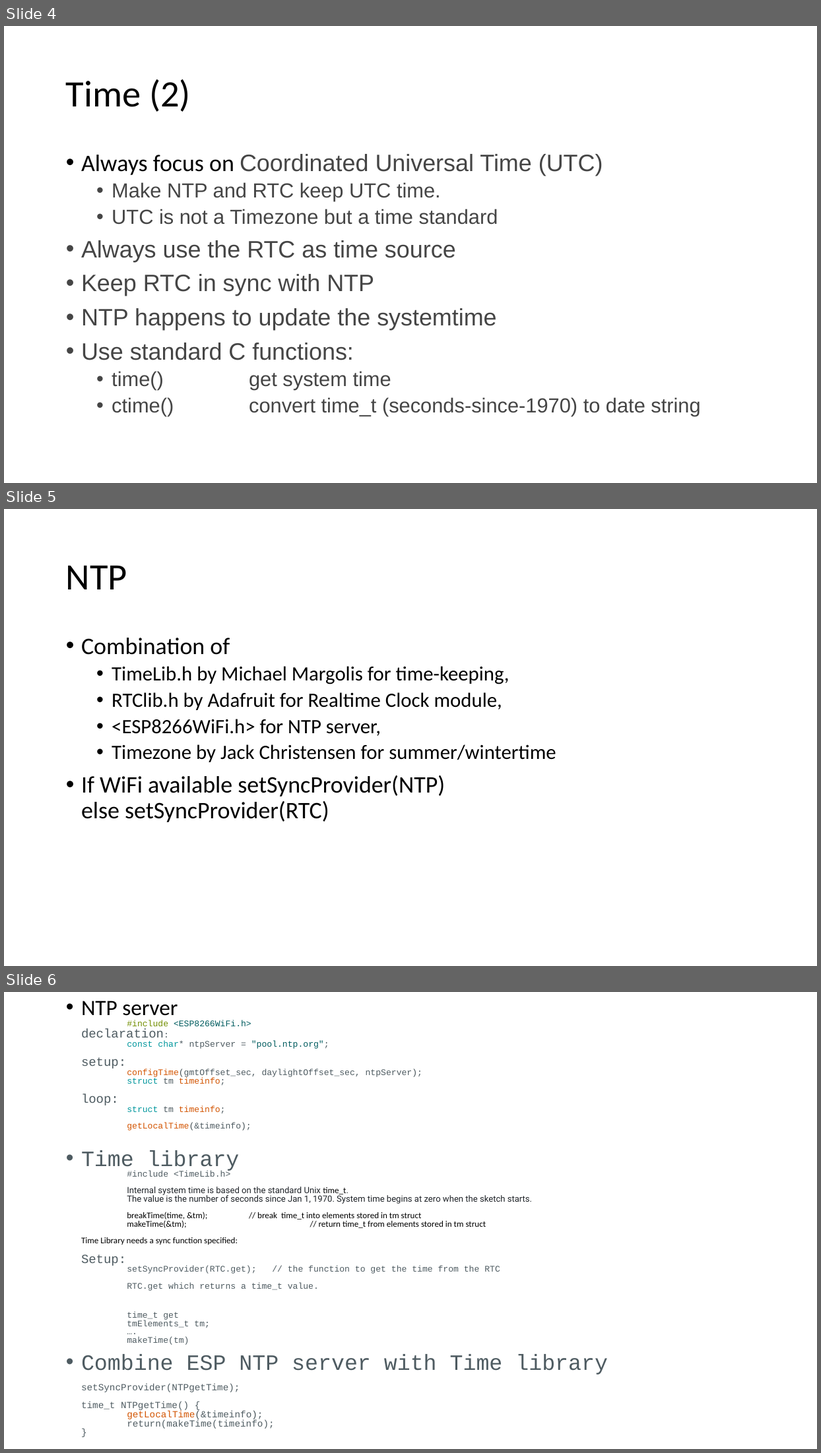
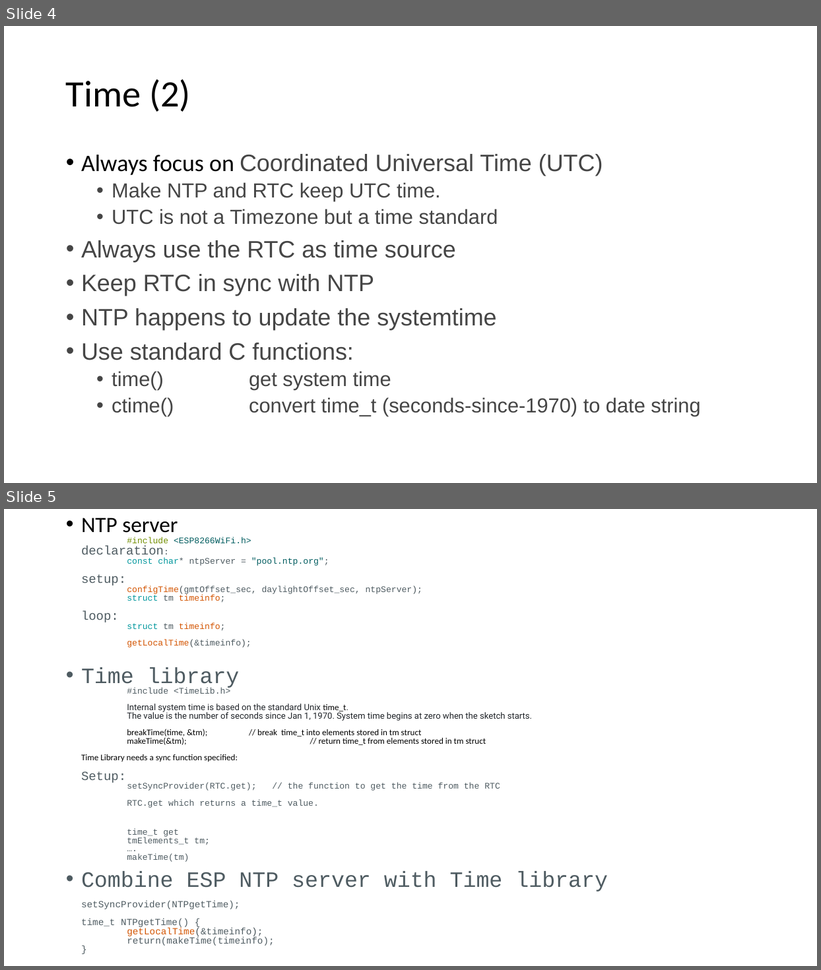
Before and after one commit to EJvdL/Oli, a slide deck: Oli.pptx. Shown one above the other, each under a label of ours: slides 4, 5 and 6 before the commit, slides 4 and 5 after it. The pictures are 821x1453 and 821x970 pixels, drawn with LibreOffice and Linux fonts; fonts in the diff are those of the drawing. Boxes give left, top, right and bottom in pixels: in the first picture for what was removed or moved away, otherwise in the second. Text is boxed around its words. In the diff, an @@ line names an element or a change of style, - is before the commit and + after.

```diff
--- a/Oli.pptx
+++ b/Oli.pptx
@@ slide 5 removed at (4,509,817,966), background #FFFFFF @@
@@ title removed at (66,565,127,590) @@
-NTP
@@ text removed at (81,638,556,823) @@
-• Combination of
-  • TimeLib.h by Michael Margolis for time-keeping,
-  • RTClib.h by Adafruit for Realtime Clock module,
-  • <ESP8266WiFi.h> for NTP server,
-  • Timezone by Jack Christensen for summer/wintertime
-• If WiFi available setSyncProvider(NTP)
-  else setSyncProvider(RTC)
@@ what was slide 6 is now slide 5 @@
```
Also in this commit, not shown: 1 slide changed, 20 other files.
